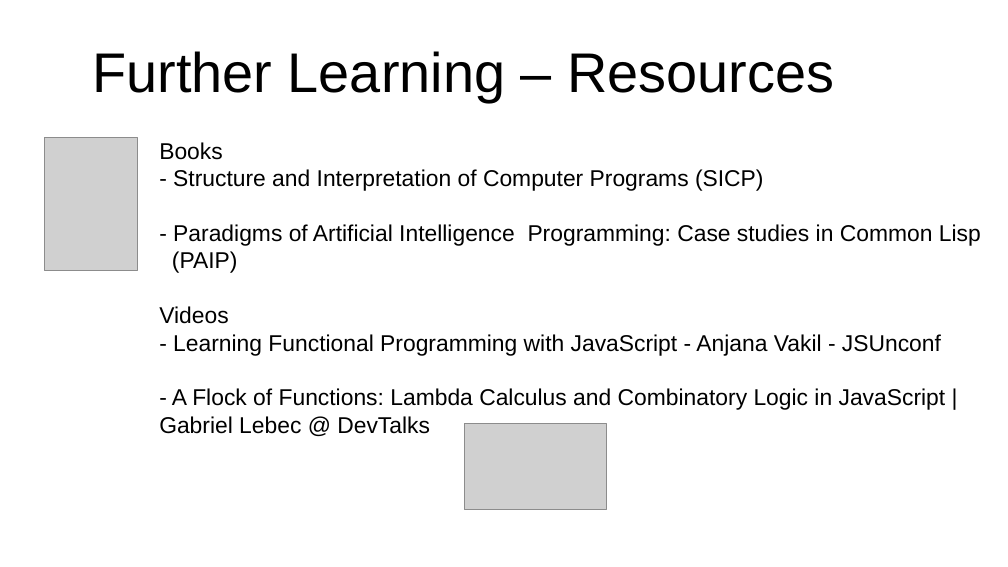
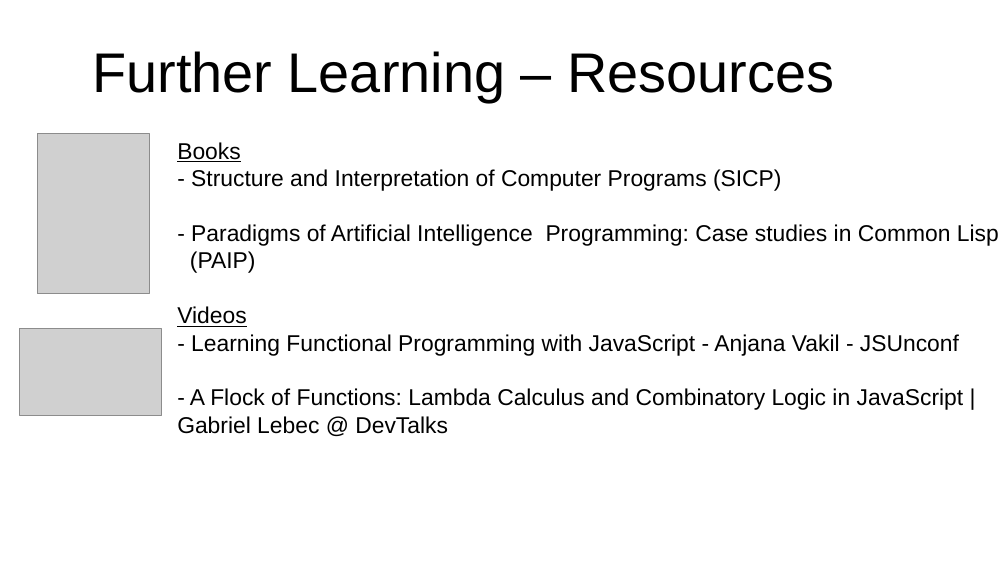
Before and after one commit to marcus-yeagle/react-tutorial, a slide deck: slide 34 of React 101.pptx. Drawn at 1008x567 pixels with LibreOffice and Linux fonts; fonts in the diff are those of the drawing; grey boxes stand for pictures. Boxes give left, top, right and bottom in pixels: in the first picture for what was removed or moved away, otherwise in the second. Text is boxed around its words. In the diff, an @@ line names an element or a change of style, - is before the commit and + after.

Commit message:
pptx update3

```diff
--- a/React 101.pptx
+++ b/React 101.pptx
@@ picture: place and size @@
-picture at [45,137,137,271]
+picture at [38,134,149,294]
@@ text "Books": place and size @@
-text "Books" at [159,142,981,434]
+text "Books" at [177,142,999,434]
@@ text at [177,142,246,327]: underline on in "Books", "Videos" @@
@@ picture: place and size @@
-picture at [465,424,606,509]
+picture at [19,329,161,415]
```
Also in this commit, not shown: 1 other file.
